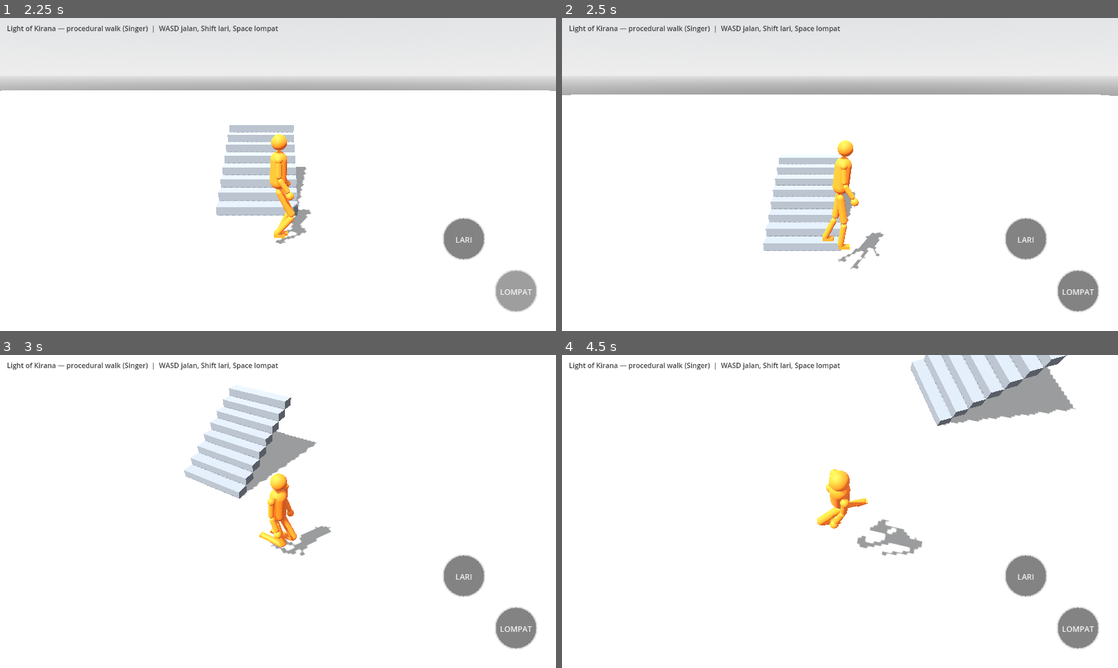
Above: before the commit, frames 1-4 (two rows, left to right).
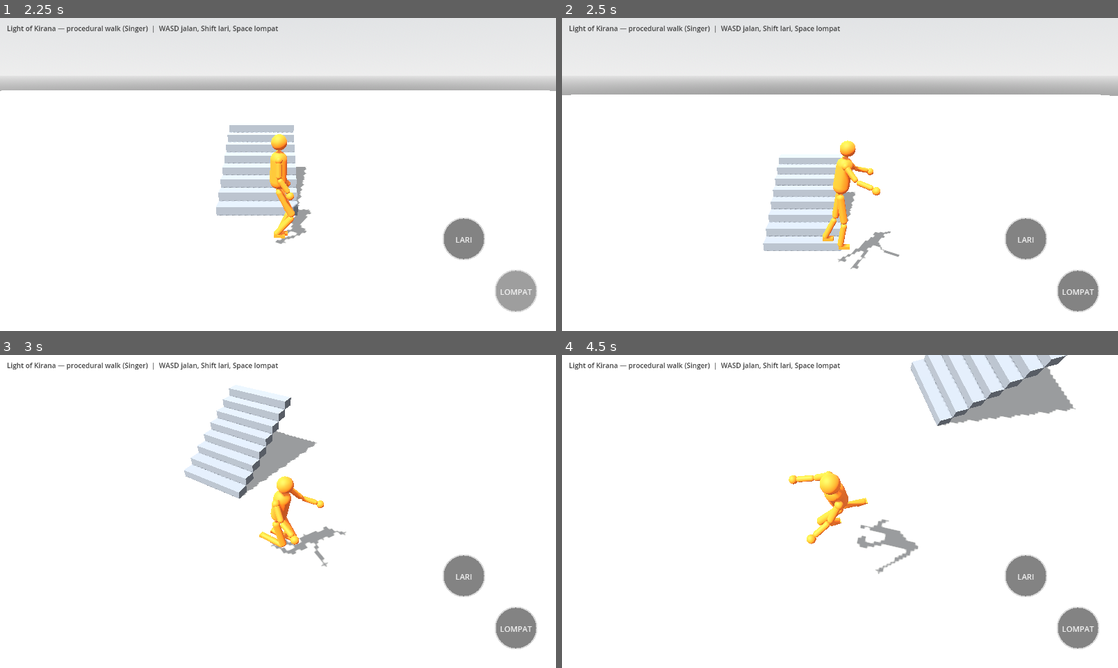
Above: after the commit, the same moments.

Repository: bagus123triga/light-of-kirana
Game: Godot game, scene res://scenes/main.tscn
Two runs of this game, one before a commit and one after it. Both use one fixed random seed, a clock stepped at 60 frames per second and the inputs below.
Inputs (mouse positions are in pixels of both pictures, inside the frame that each line leads up to):
- Up to frame 1 (2.25 s): tap Enter at 0.5 s; drag from (55, 271) to (333, 105) at 0.52 s; drag from (461, 240) to (250, 237) at 1.27 s; move the mouse to (517, 290) at 2.02 s; hold D from 2.03 s (still down); hold Shift from 2.03 s (still down); click (517, 290) at 2.17 s
- Up to frame 2 (2.5 s): keep holding D; keep holding Shift
- Up to frame 3 (3 s): release D at 2.75 s; release Shift at 2.75 s; drag from (250, 574) to (111, 464) at 2.77 s
- Up to frame 4 (4.5 s): move the mouse to (1006, 558) at 3.52 s; hold A 3.53-4.25 s; hold Shift 3.53-4.25 s; tap Space at 3.77 s; drag from (673, 464) to (756, 433) at 4.27 s

Frame 1 is identical in both runs. In frame 2, 0.5% of the frame differs, in the area x 48-61%, y 39-77%; in frame 3, 1.0%; in frame 4, 1.1%, in the area x 40-65%, y 36-70%.

Commit message:
Add action jump and impact landing poses

Diff:
--- a/scripts/procedural_humanoid.gd
+++ b/scripts/procedural_humanoid.gd
@@ -113,6 +113,10 @@
 var jump_state := 0
 var jump_timer := 0.0
 var jump_crouch := 0.0
+# Impact-driven landing animation: track the strongest downward speed during flight.
+var max_fall_speed := 0.0
+var landing_impact := 0.0
+var landing_duration := 0.22
 var run_jump_phase := 0.0
 var jump_from_run := false
 var run_jump_lead_foot := 0
@@ -385,6 +389,8 @@
 		if jump_state == 0 and (test_mode or is_on_floor()):
 			jump_state = 1
 			jump_timer = 0.16
+			max_fall_speed = 0.0
+			landing_impact = 0.0
 			jump_from_run = is_running
 			run_jump_phase = 0.0
 			if jump_from_run:
@@ -410,6 +416,7 @@
 			if not test_mode:
 				velocity.y = 6.5
 	elif jump_state == 2:
+		max_fall_speed = maxf(max_fall_speed, maxf(-velocity.y, 0.0))
 		if jump_from_run:
 			run_jump_phase += delta * 8.0
 		# ROOT CAUSE (screenshot 2026-11-09 21:43, reproduced headless):
@@ -424,8 +431,12 @@
 		# the landing signal; the launch frame is safe because the
 		# if/elif chain skips this branch on the frame state becomes 2.
 		if not test_mode and is_on_floor():
+			# Convert fall speed into a readable action-game impact.
+			# A short hop gets a light recovery; a drop from the stairs gets a deep brace.
+			landing_impact = clampf(inverse_lerp(4.5, 10.5, max_fall_speed), 0.0, 1.0)
+			landing_duration = lerpf(0.22, 0.42, landing_impact)
 			jump_state = 3
-			jump_timer = 0.18
+			jump_timer = landing_duration
 			# Plant both feet on the ground under the body, LEADING
 			# slightly in the direction of travel (wish_dir * 0.25):
 			# the body keeps moving through the 0.18 s landing
@@ -454,7 +465,8 @@
 		jump_timer -= delta
 		if jump_timer <= 0.0:
 			jump_state = 0
-	var crouch_target := 0.22 if jump_state == 1 else (0.07 if jump_state == 3 else 0.0)
+	var landing_crouch := lerpf(0.07, 0.25, landing_impact)
+	var crouch_target := 0.22 if jump_state == 1 else (landing_crouch if jump_state == 3 else 0.0)
 	jump_crouch = move_toward(jump_crouch, crouch_target, delta * (2.0 if jump_state == 1 else (2.2 if jump_state == 3 else 0.9)))
 
 	# Brake while pressing down and while absorbing the landing: the
@@ -746,6 +758,11 @@
 	var normal_body_pitch := speed_factor * forward_lean
 	var fall_body_pitch := 1.30
 	var body_pitch_target := lerpf(normal_body_pitch, fall_body_pitch, fall_pose_weight)
+	# Airborne jump: slight forward tuck. Landing: pitch into the impact, then recover.
+	var jump_pose_weight := 1.0 if jump_state == 2 else 0.0
+	var landing_pose_weight := _smoothstep(clampf(jump_timer / maxf(landing_duration, 0.01), 0.0, 1.0)) if jump_state == 3 else 0.0
+	body_pitch_target = lerpf(body_pitch_target, 0.16, jump_pose_weight)
+	body_pitch_target = lerpf(body_pitch_target, 0.28 * landing_impact, landing_pose_weight)
 	body_root.rotation.x = body_pitch_target
 	var normal_body_roll := sin(gait_phase) * 0.02 * speed_factor
 	var fall_body_roll := sin(time_alive * 2.2) * 0.035
@@ -815,15 +832,36 @@
 	# Walking uses a restrained arm swing; running gets a stronger counter-swing.
 	var arm_swing := 0.30 if not is_running else 0.48
 	var swing_amount := sin(gait_phase) * arm_swing * speed_factor
+	# Jump arms lift for balance; landing arms reach forward to brace the impact.
+	var jump_arm_x := -0.85
+	var landing_arm_x := -0.65 * landing_impact
 	# Normal locomotion pose and wingsuit pose are blended continuously.
 	# This keeps shoulders, elbows and wrists from popping on edge departure.
 	var wing_flex := sin(time_alive * 2.4) * 0.045
 	var elbow_bend := 0.4 + absf(swing_amount) * 0.3 + jump_crouch * 1.5
-	shoulder_l.rotation.x = lerpf(swing_amount, -0.12 + wing_flex, fall_pose_weight)
-	shoulder_r.rotation.x = lerpf(-swing_amount, -0.12 - wing_flex, fall_pose_weight)
-	shoulder_l.rotation.z = lerpf(-0.12, -1.28, fall_pose_weight)
-	shoulder_r.rotation.z = lerpf(0.12, 1.28, fall_pose_weight)
-	elbow_l.rotation.x = lerpf(-elbow_bend, -0.12, fall_pose_weight)
-	elbow_r.rotation.x = lerpf(-elbow_bend, -0.12, fall_pose_weight)
+	var left_arm_x := lerpf(swing_amount, -0.12 + wing_flex, fall_pose_weight)
+	var right_arm_x := lerpf(-swing_amount, -0.12 - wing_flex, fall_pose_weight)
+	left_arm_x = lerpf(left_arm_x, jump_arm_x, jump_pose_weight)
+	right_arm_x = lerpf(right_arm_x, jump_arm_x, jump_pose_weight)
+	left_arm_x = lerpf(left_arm_x, landing_arm_x, landing_pose_weight)
+	right_arm_x = lerpf(right_arm_x, landing_arm_x, landing_pose_weight)
+	shoulder_l.rotation.x = left_arm_x
+	shoulder_r.rotation.x = right_arm_x
+	var normal_left_z := lerpf(-0.12, -1.28, fall_pose_weight)
+	var normal_right_z := lerpf(0.12, 1.28, fall_pose_weight)
+	shoulder_l.rotation.z = lerpf(normal_left_z, -0.42, jump_pose_weight)
+	shoulder_r.rotation.z = lerpf(normal_right_z, 0.42, jump_pose_weight)
+	shoulder_l.rotation.z = lerpf(shoulder_l.rotation.z, -0.30 * landing_impact, landing_pose_weight)
+	shoulder_r.rotation.z = lerpf(shoulder_r.rotation.z, 0.30 * landing_impact, landing_pose_weight)
+	var left_elbow := lerpf(-elbow_bend, -0.12, fall_pose_weight)
+	var right_elbow := lerpf(-elbow_bend, -0.12, fall_pose_weight)
+	left_elbow = lerpf(left_elbow, -0.55, jump_pose_weight)
+	right_elbow = lerpf(right_elbow, -0.55, jump_pose_weight)
+	left_elbow = lerpf(left_elbow, -1.05 * landing_impact, landing_pose_weight)
+	right_elbow = lerpf(right_elbow, -1.05 * landing_impact, landing_pose_weight)
+	elbow_l.rotation.x = left_elbow
+	elbow_r.rotation.x = right_elbow
 	wrist_l.rotation.x = lerpf(elbow_bend * 0.5, 0.08, fall_pose_weight)
 	wrist_r.rotation.x = lerpf(elbow_bend * 0.5, 0.08, fall_pose_weight)
+	wrist_l.rotation.x = lerpf(wrist_l.rotation.x, -0.25, landing_pose_weight)
+	wrist_r.rotation.x = lerpf(wrist_r.rotation.x, -0.25, landing_pose_weight)
